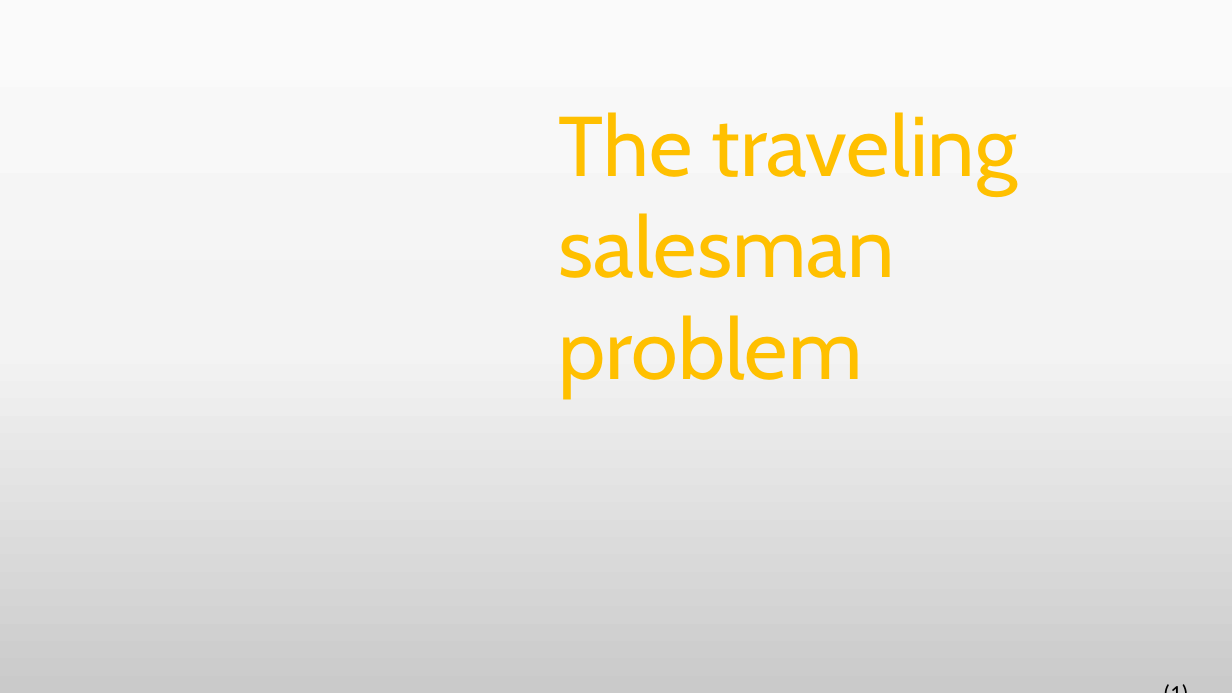
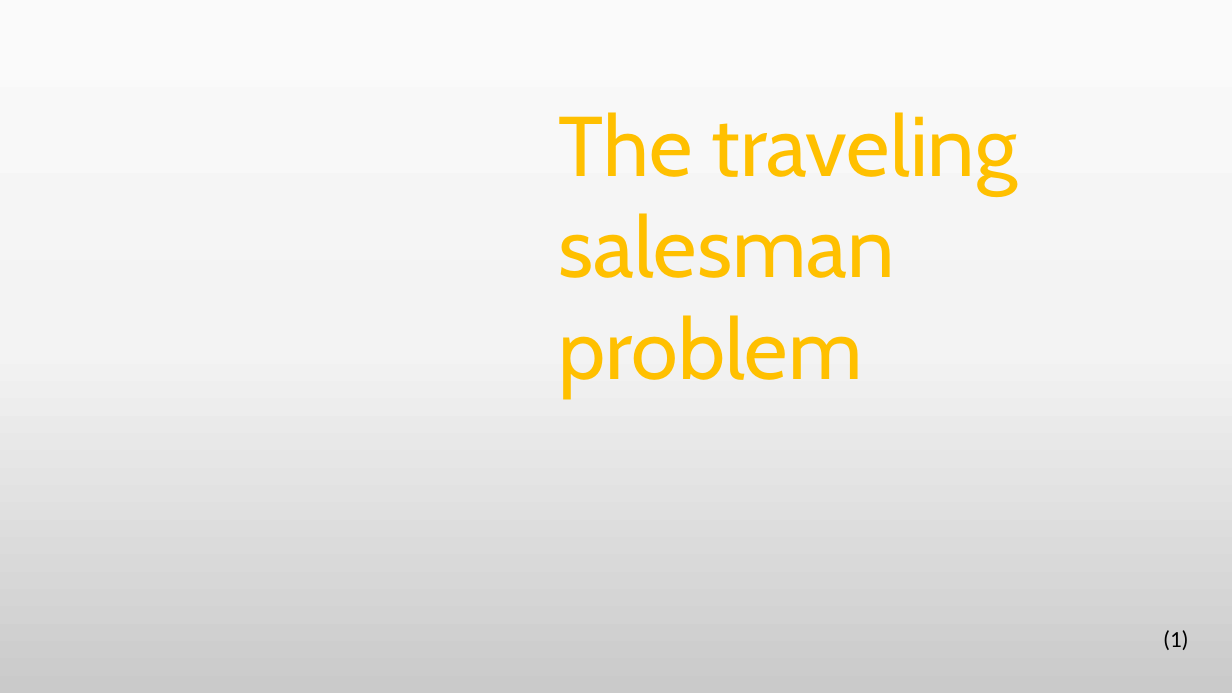
Before and after one commit to jzimm24/CompPhys2425, a slide deck: slide 1 of tsp_Vortrag.pptm. Drawn at 1232x693 pixels with LibreOffice and Linux fonts; fonts in the diff are those of the drawing; background and template pictures are left out. Boxes give left, top, right and bottom in pixels: in the first picture for what was removed or moved away, otherwise in the second. Text is boxed around its words. In the diff, an @@ line names an element or a change of style, - is before the commit and + after.

```diff
--- a/tsp_Vortrag.pptm
+++ b/tsp_Vortrag.pptm
@@ text "(1)" rewrapped from <box>1154,675,1203,693</box> to <box>1163,630,1189,650</box> @@
```
Also in this commit, not shown: 10 other slides changed, 2 slides added, 1 slide removed, 1 other file.
